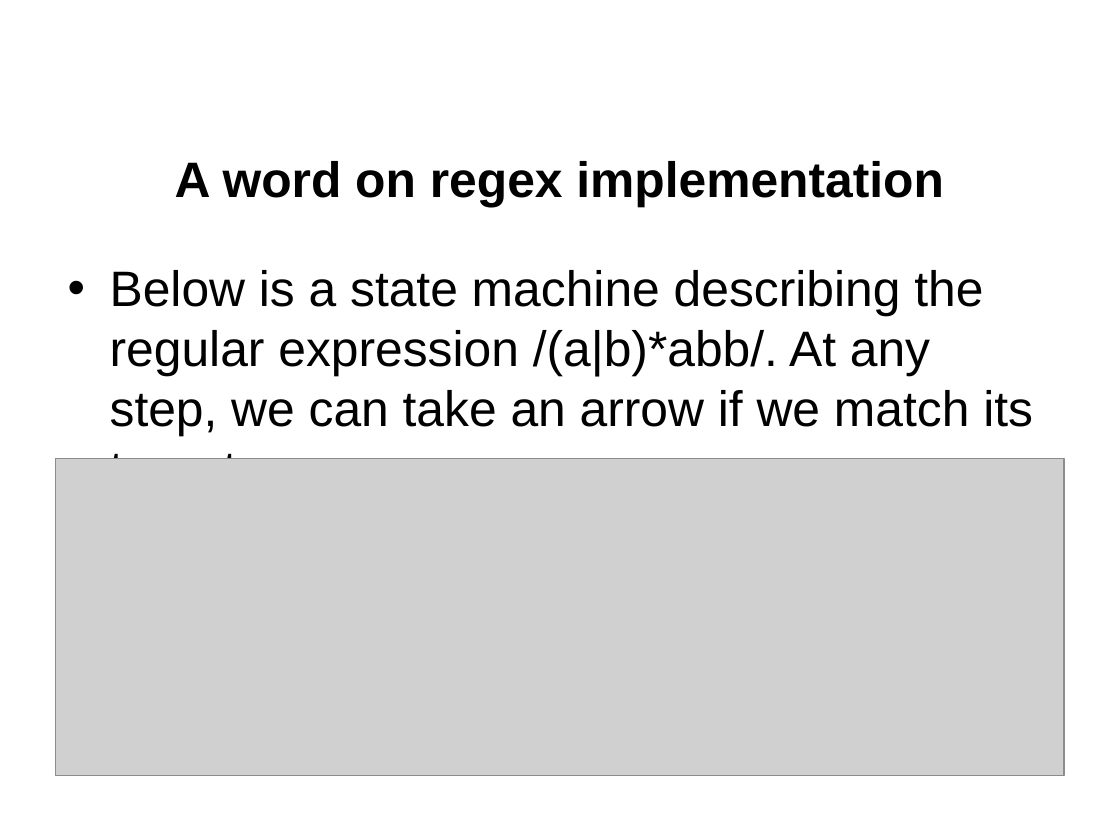
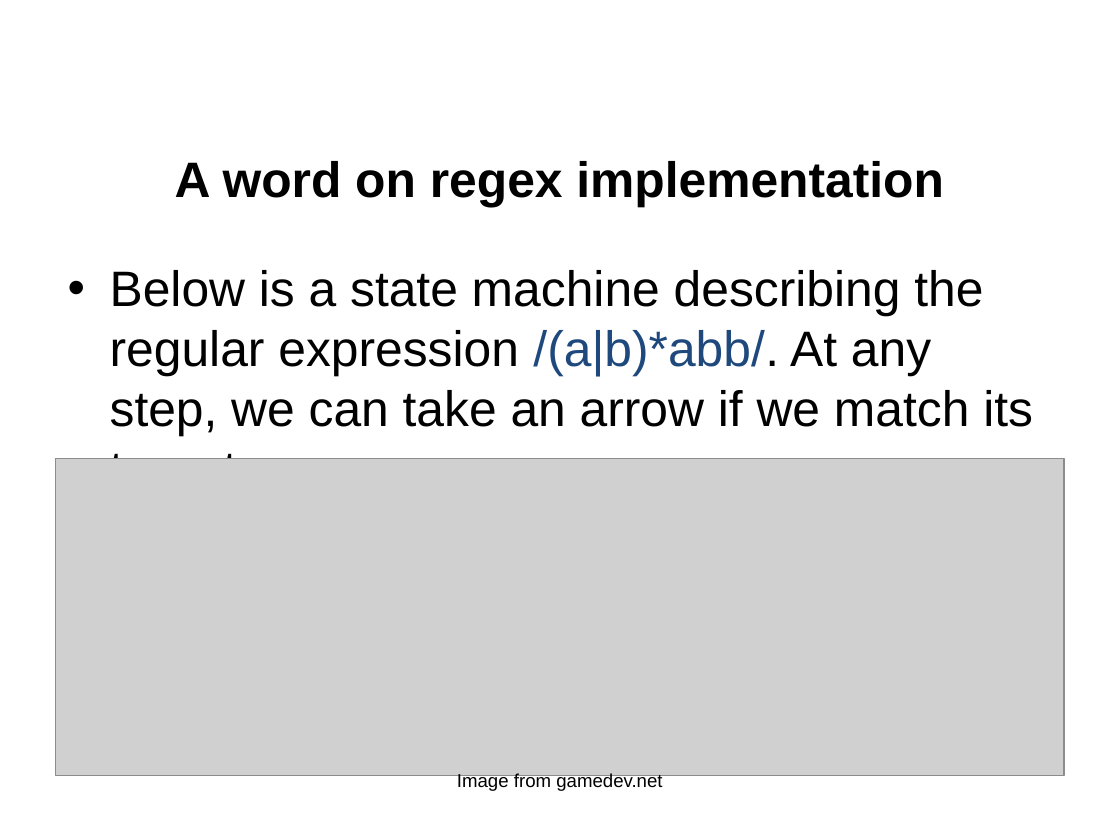
Before and after one commit to jgerity/talks, a slide deck: slide 12 of 2017/computing_workgroup/regex/regular_expressions.pptx (slide 10 before the commit). Drawn at 1120x840 pixels with LibreOffice and Linux fonts; fonts in the diff are those of the drawing; grey boxes stand for pictures; background and template pictures are left out. Boxes give left, top, right and bottom in pixels: in the first picture for what was removed or moved away, otherwise in the second. Text is boxed around its words. In the diff, an @@ line names an element or a change of style, - is before the commit and + after.

```diff
--- a/2017/computing_workgroup/regex/regular_expressions.pptx
+++ b/2017/computing_workgroup/regex/regular_expressions.pptx
@@ text "Below is a state machine ..." at (110, 270, 1033, 436): text colour #000000 to #1F497D in "/(a|b)*abb/." @@
@@ text added at (457, 773, 662, 791), 12 pt, text #000000 @@
+Image from gamedev.net
```
Also in this commit, not shown: 14 other slides changed, 1 slide added, 1 slide removed.
